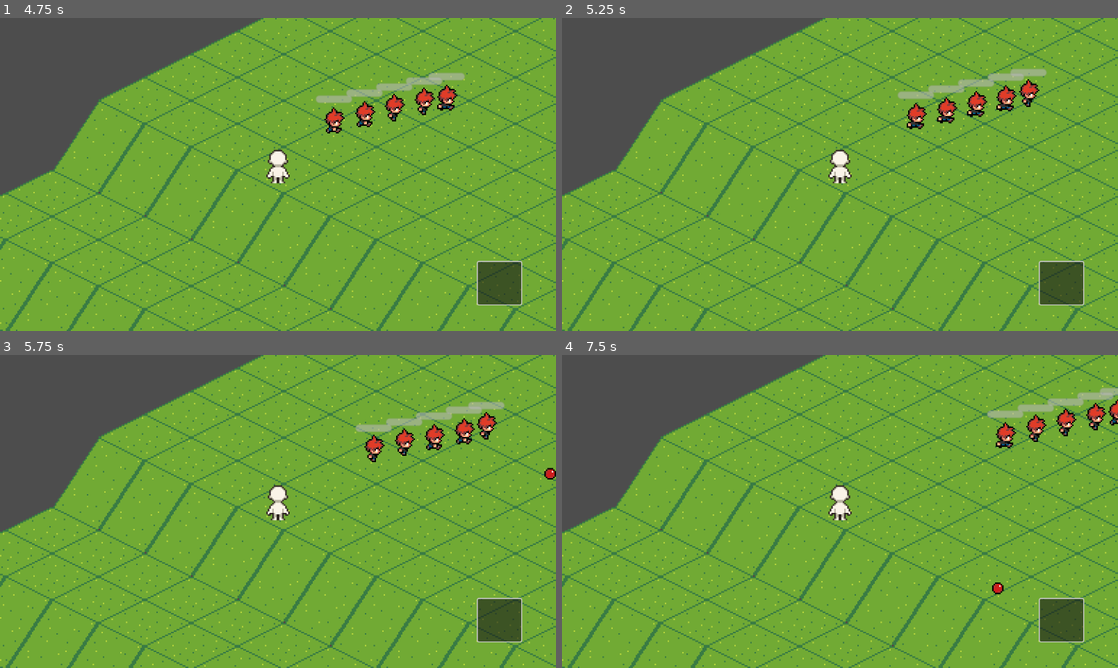
Above: before the commit, frames 1-4 (two rows, left to right).
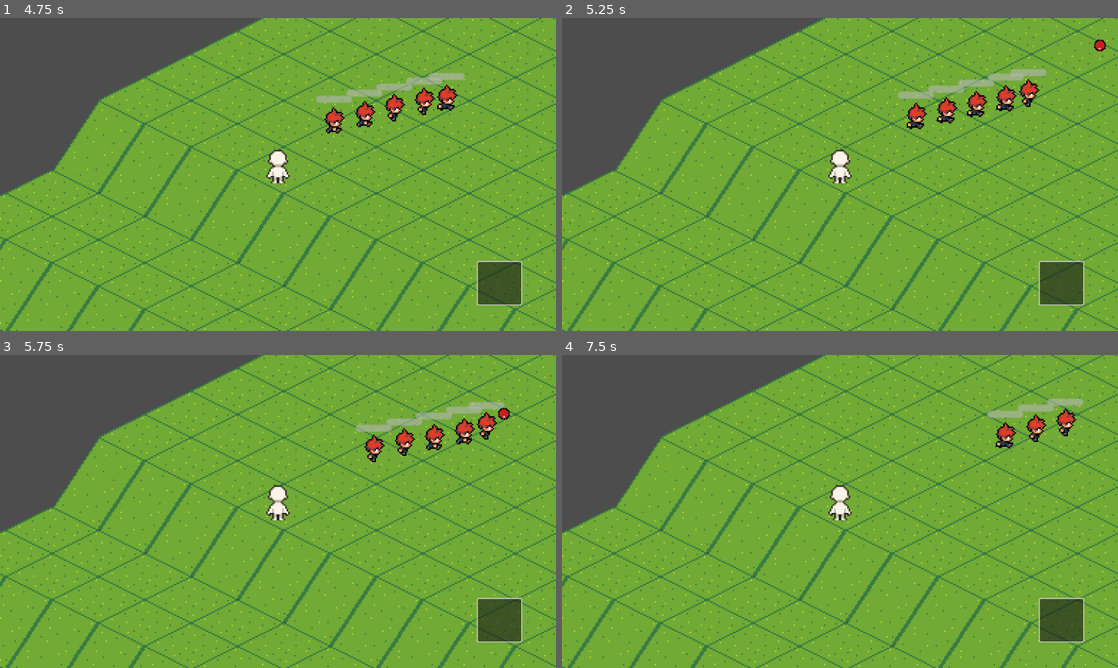
Above: after the commit, the same moments.

Repository: KokonutGamer/CSS-385-Project
Game: Godot game, scene res://src/levels/test_scene.tscn
Two runs of this game, one before a commit and one after it. Both use one fixed random seed, a clock stepped at 60 frames per second and the inputs below. This scene is started directly instead of the project's main scene.
Inputs (mouse positions are in pixels of both pictures, inside the frame that each line leads up to):
- Up to frame 1 (4.75 s): click (500, 284) at 0.5 s; click (500, 284) at 1.25 s; click (500, 284) at 2 s; tap Enter at 2.75 s; move the mouse to (400, 158) at 2.77 s; click (400, 158) at 2.92 s; move the mouse to (166, 190) at 3.52 s; click (166, 190) at 3.67 s; move the mouse to (333, 105) at 4.27 s; click (333, 105) at 4.42 s
- Up to frame 2 (5.25 s): move the mouse to (812, 237) at 5.02 s; click (812, 237) at 5.17 s
- Up to frame 3 (5.75 s): no input
- Up to frame 4 (7.5 s): move the mouse to (1006, 558) at 5.77 s; click (1006, 558) at 5.92 s; move the mouse to (673, 464) at 6.52 s; click (673, 464) at 6.67 s; move the mouse to (867, 511) at 7.27 s; click (867, 511) at 7.42 s

Frame 1 is identical in both runs. In frame 2, less than 0.1% of the frame differs, in the area x 95-98%, y 6-11%; in frame 3, 0.1%; in frame 4, 0.6%, in the area x 77-100%, y 10-77%.

Commit message:
Implemented homing projectile logic

Diff:
--- a/src/allies/ally_minion.gd
+++ b/src/allies/ally_minion.gd
@@ -14,6 +14,7 @@
 var current_state : State
 
 func _ready() -> void:
+	add_to_group("allies")
 	health_component.health_depleted.connect(queue_free)
 	hitbox.collision_layer = 1
 	hitbox.collision_mask = 1 << 3
--- a/src/towers/projectile.gd
+++ b/src/towers/projectile.gd
@@ -7,6 +7,7 @@
 var dir : float
 var spawn_position : Vector2
 var spawn_rotation : float
+var target: Node2D = null
 
 func _ready() -> void:
 	global_position = spawn_position
@@ -16,6 +17,39 @@
 	hurtbox.collision_layer = 1 << 3
 	hurtbox.collision_mask = 1 << 1 # detect ally hurtbox (unique to this case)
 
+	# find target
+	target = find_closest_target()
+	if target:
+		look_at(target.global_position)
+
+func find_closest_target() -> Node2D:
+	var candidates = []
+	for node in get_tree().get_nodes_in_group("allies"):
+		# Optionally, filter only active nodes
+		if node.is_inside_tree():
+			candidates.append(node)
+
+	if candidates.is_empty():
+		return null
+
+	var closest = candidates[0]
+	var min_distance = global_position.distance_to(closest.global_position)
+
+	for node in candidates:
+		var dist = global_position.distance_to(node.global_position)
+		if dist < min_distance:
+			closest = node
+			min_distance = dist
+
+	print("Found target >:)")
+	return closest
+
 func _physics_process(_delta: float) -> void:
-	velocity = Vector2(0, -SPEED).rotated(deg_to_rad(dir))
+	if target and target.is_inside_tree():
+		var dir_vector = (target.global_position - global_position).normalized()
+		rotation = dir_vector.angle()
+		velocity = dir_vector * SPEED
+	else:
+		target = find_closest_target()
+
 	move_and_slide()
